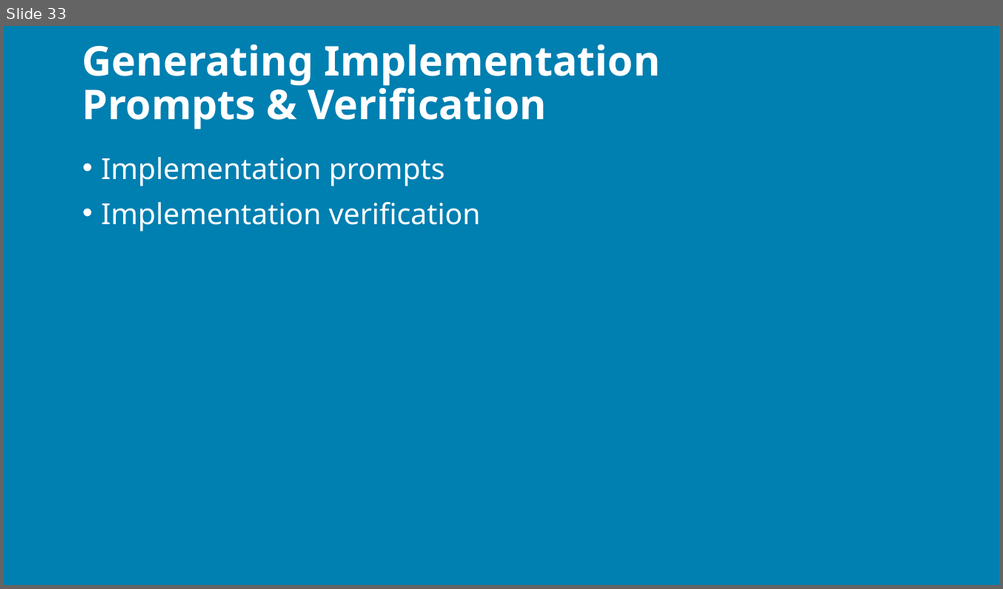
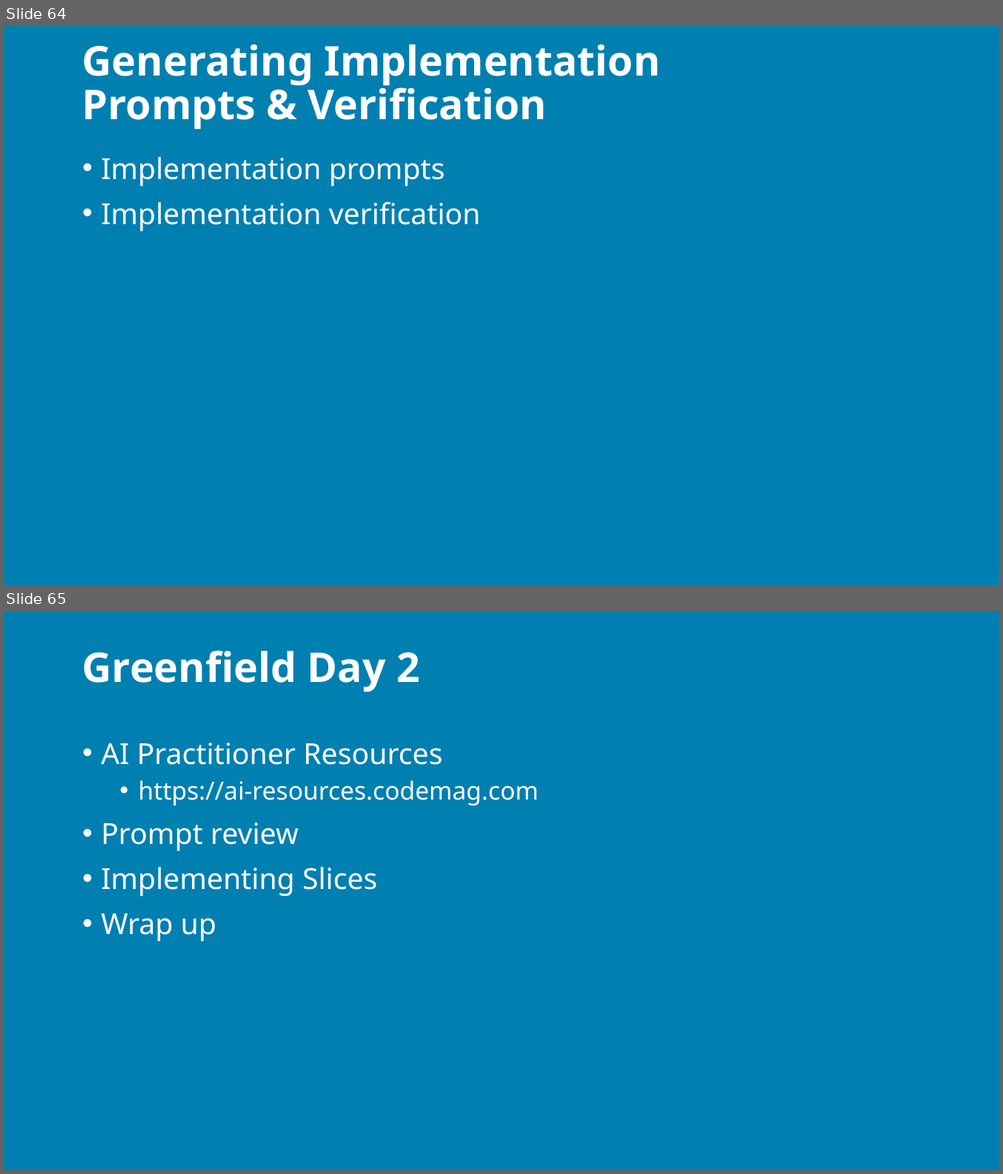
Before and after one commit to j0hnnymiller/AI-Assisted-Software-Development, a slide deck: Slides/AIASD-Greenfield-slides.pptx. Shown one above the other, each under a label of ours: slide 33 before the commit, slides 64 and 65 after it. The pictures are 1003x589 and 1003x1174 pixels, drawn with LibreOffice and Linux fonts; fonts in the diff are those of the drawing; background and template pictures are left out. Boxes give left, top, right and bottom in pixels: in the first picture for what was removed or moved away, otherwise in the second. Text is boxed around its words. In the diff, an @@ line names an element or a change of style, - is before the commit and + after.

Commit message:
docs: update AIASD Greenfield presentation slides

```diff
--- a/Slides/AIASD-Greenfield-slides.pptx
+++ b/Slides/AIASD-Greenfield-slides.pptx
@@ slide 65 added at <box>4,611,999,1170</box>, background picture (left out) @@
@@ title added at <box>82,650,420,692</box>, 29.7 pt, text #FFFFFF, bold @@
+Greenfield Day 2
@@ text added at <box>101,743,538,942</box>, 21 pt, text #FFFFFF @@
+• AI Practitioner Resources
+  • https://ai-resources.codemag.com
+• Prompt review
+• Implementing Slices
+• Wrap up
@@ what was slide 33 is now slide 64 @@
```
Also in this commit, not shown: 5 slides changed, 32 other slides added, 1 slide removed.
